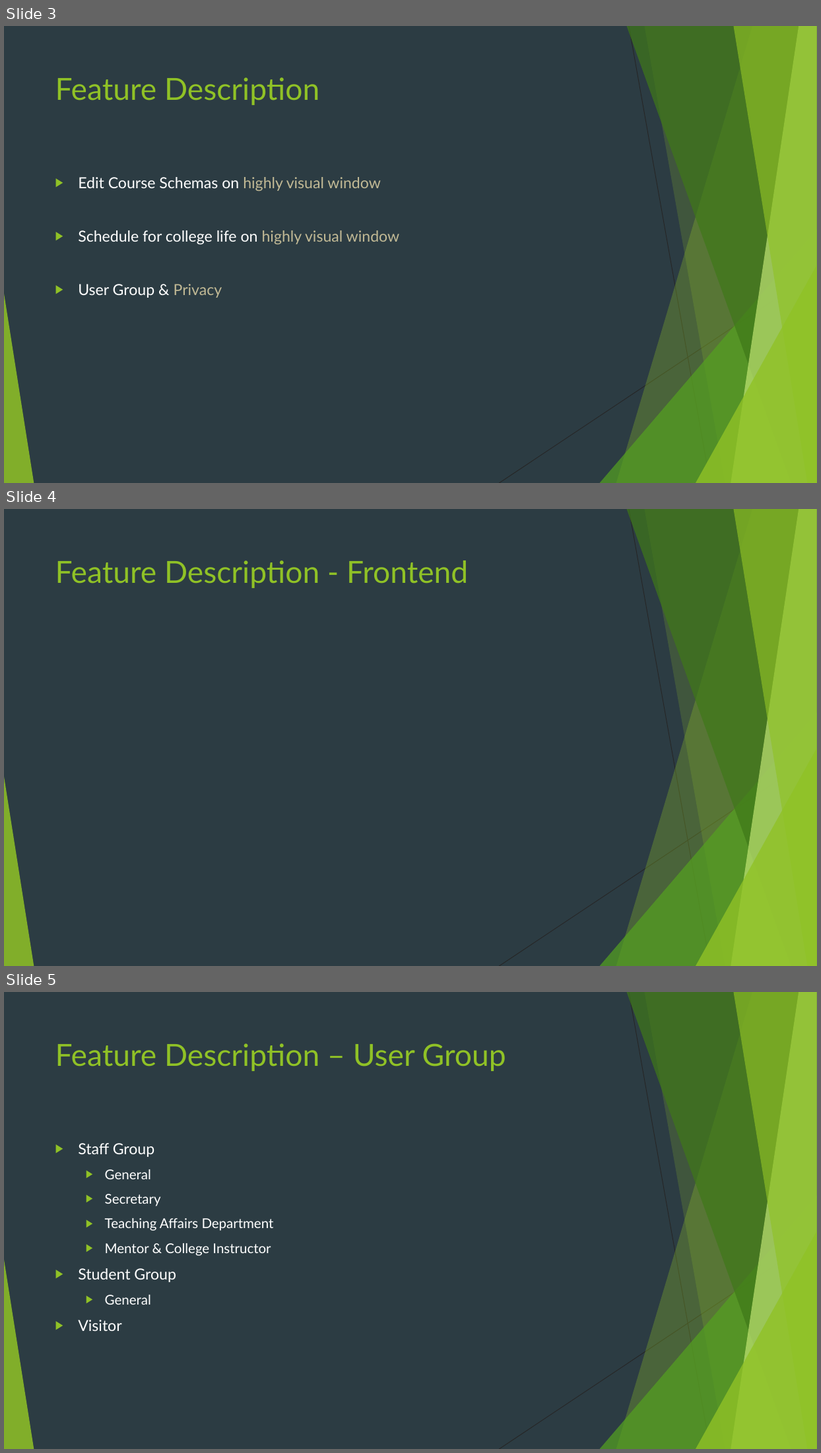
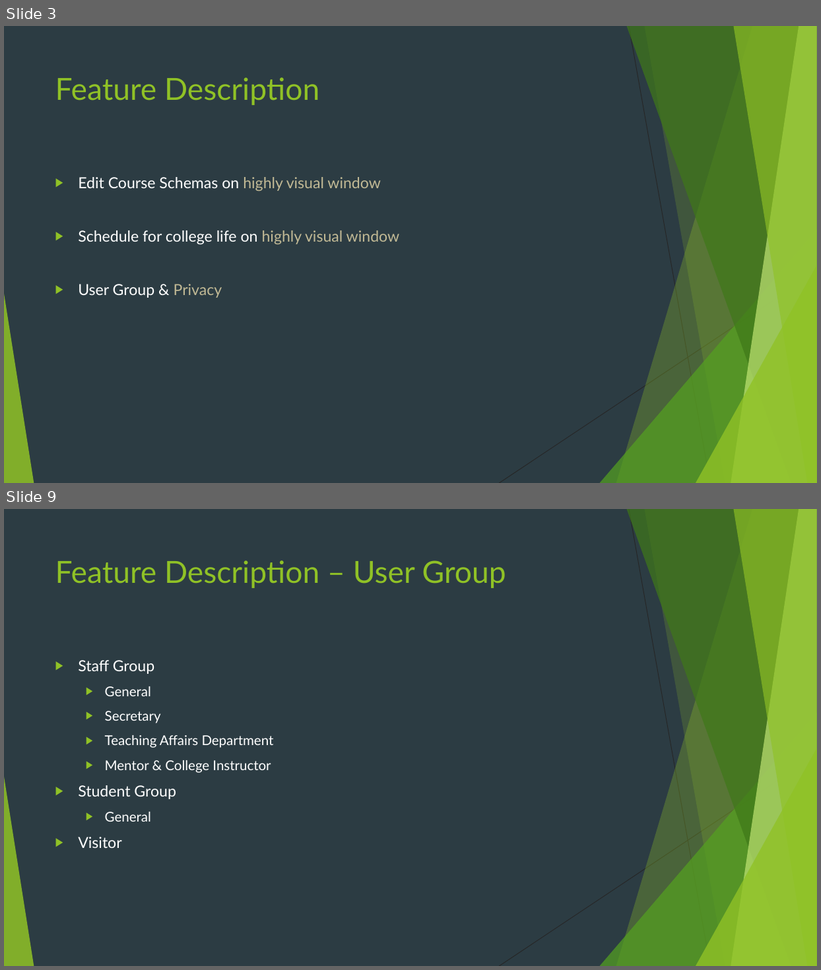
Before and after one commit to WingsUpete/courschemaster, a slide deck: doc/Courschematser.pptx. Shown one above the other, each under a label of ours: slides 3, 4 and 5 before the commit, slides 3 and 9 after it; the slides between them are not shown. The pictures are 821x1453 and 821x970 pixels, drawn with LibreOffice and Linux fonts; fonts in the diff are those of the drawing. Boxes give left, top, right and bottom in pixels: in the first picture for what was removed or moved away, otherwise in the second. Text is boxed around its words. In the diff, an @@ line names an element or a change of style, - is before the commit and + after.

```diff
--- a/doc/Courschematser.pptx
+++ b/doc/Courschematser.pptx
@@ slide 4 removed at (x1=4, y1=509, x2=817, y2=966), background #2C3C43; not listed: 10 template elements that a slide beside it also shows @@
@@ title removed at (x1=55, y1=560, x2=468, y2=588) @@
-Feature Description - Frontend
@@ what was slide 5 is now slide 9 @@
```
Also in this commit, not shown: 1 slide changed, 5 slides added, 1 other file.
